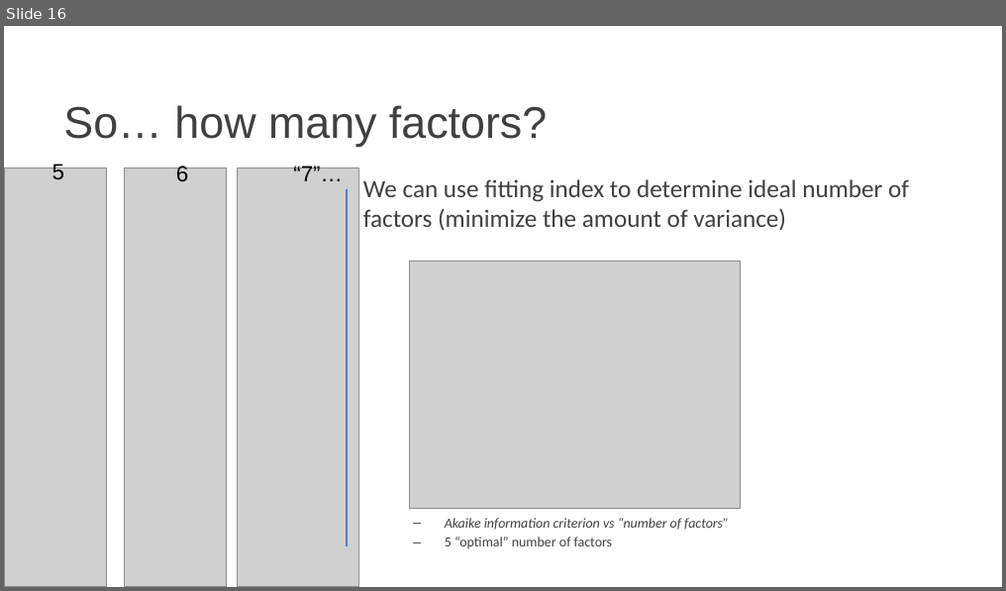
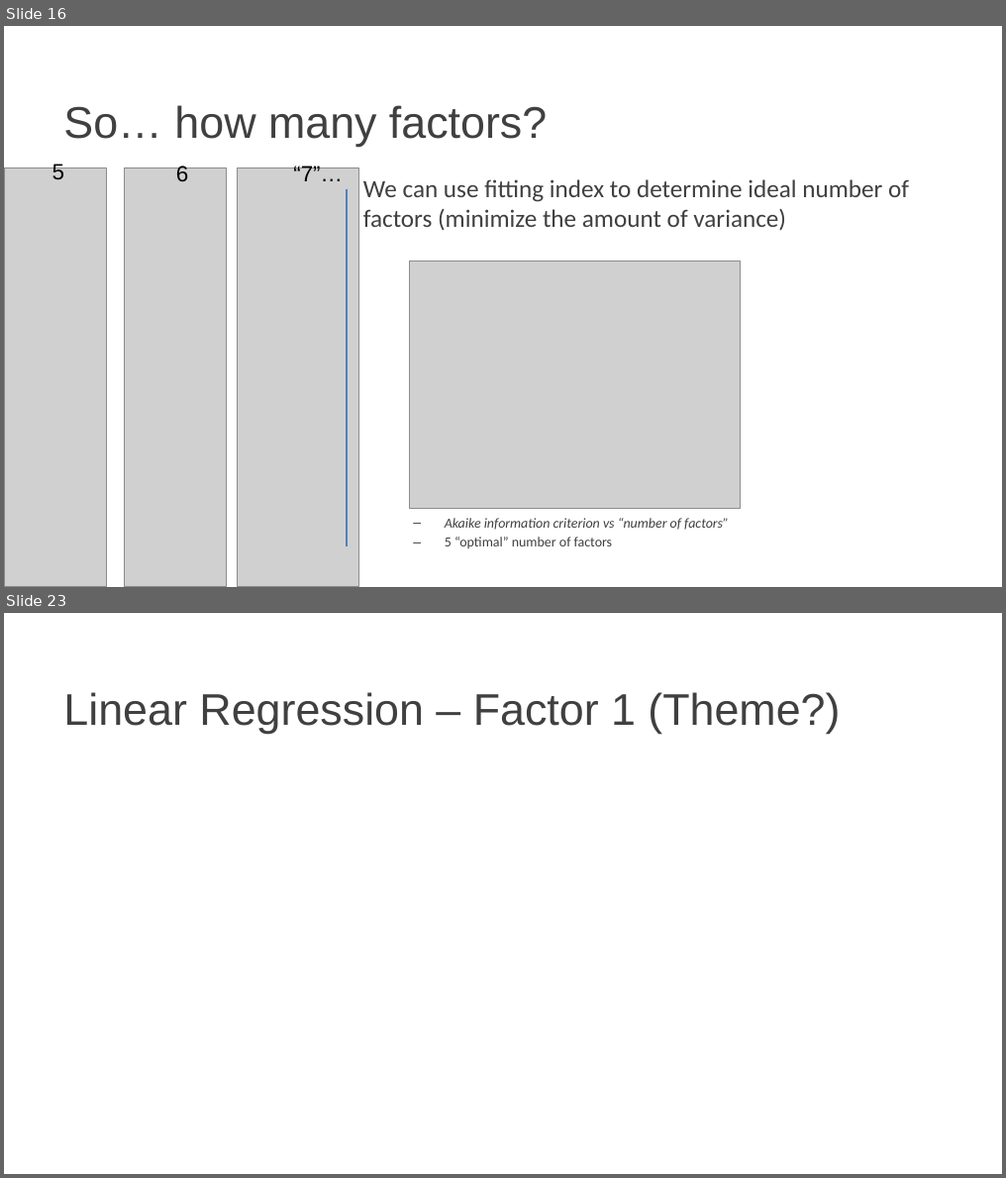
Before and after one commit to Pontigre/PER_analysis, a slide deck: Analysis_explanation.pptx. Shown one above the other, each under a label of ours: slide 16 before the commit, slides 16 and 23 after it; the slides between them are not shown. The pictures are 1006x591 and 1006x1178 pixels, drawn with LibreOffice and Linux fonts; fonts in the diff are those of the drawing; grey boxes stand for pictures; background and template pictures are left out. Boxes give left, top, right and bottom in pixels: in the first picture for what was removed or moved away, otherwise in the second. Text is boxed around its words. In the diff, an @@ line names an element or a change of style, - is before the commit and + after.

```diff
--- a/Analysis_explanation.pptx
+++ b/Analysis_explanation.pptx
@@ slide 23 added at (4, 613, 1002, 1174), background picture (left out) @@
@@ title added at (63, 692, 840, 734), 32 pt, text #404040 @@
+Linear Regression – Factor 1 (Theme?)
```
Also in this commit, not shown: 3 slides changed, 3 other slides added.
